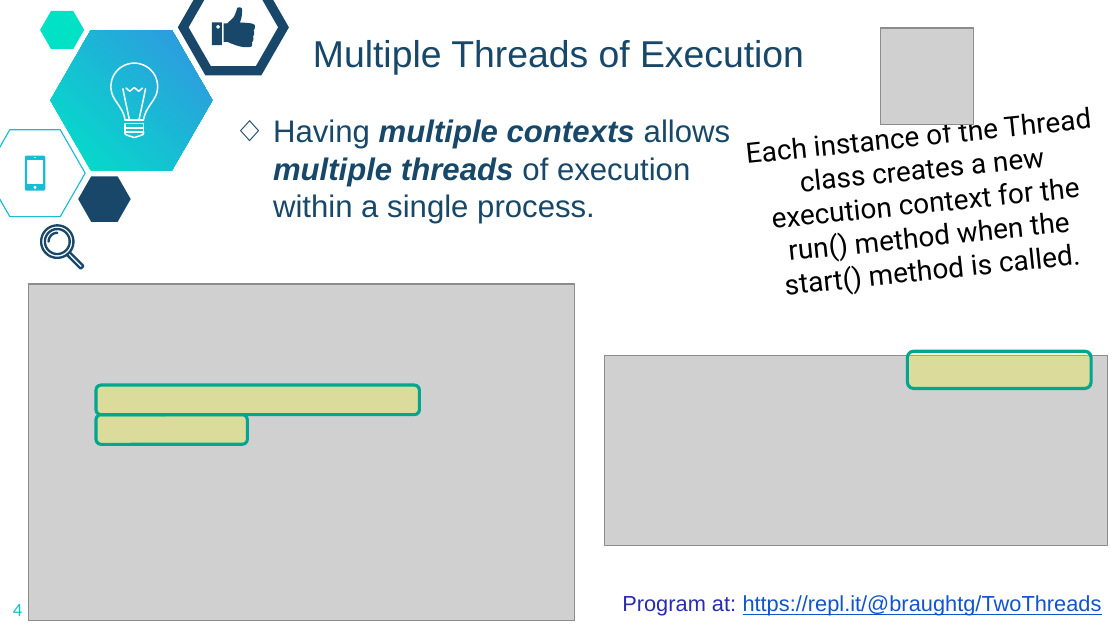
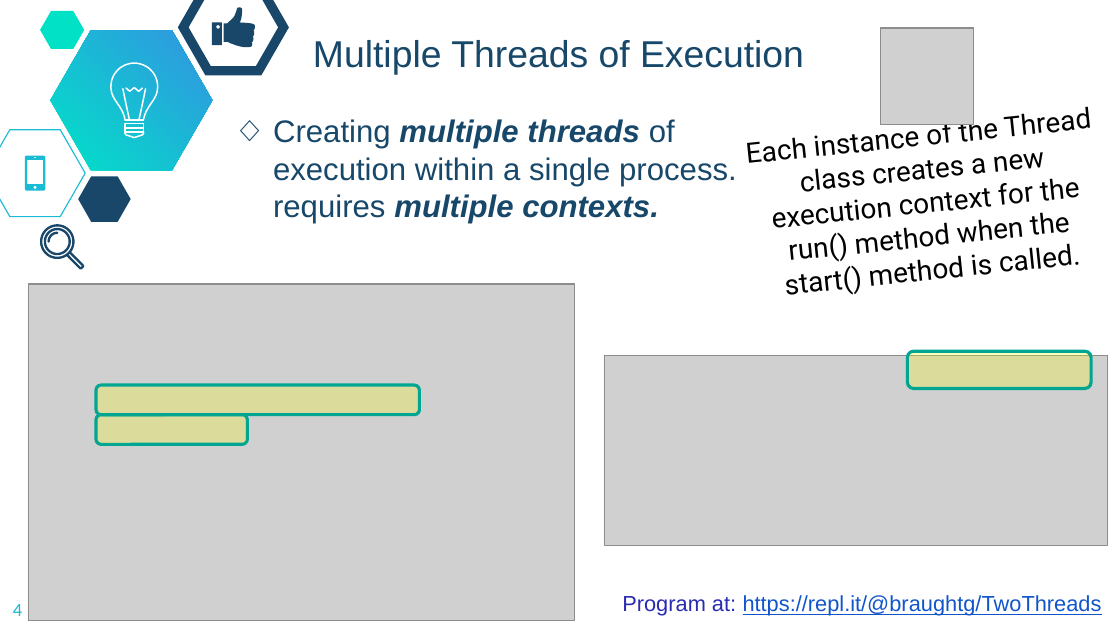
Before and after one commit to dickinson-comp256/COMP256, a slide deck: slide 4 of docs/materials/05-OperatingSystemsAbstractions/OSA6-S-Threads.pptx. Drawn at 1120x630 pixels with LibreOffice and Linux fonts; fonts in the diff are those of the drawing; grey boxes stand for pictures; background and template pictures are left out. Boxes give left, top, right and bottom in pixels: in the first picture for what was removed or moved away, otherwise in the second. Text is boxed around its words. In the diff, an @@ line names an element or a change of style, - is before the commit and + after.

Commit message:
Updated OSA6 Threads materials

```diff
--- a/docs/materials/05-OperatingSystemsAbstractions/OSA6-S-Threads.pptx
+++ b/docs/materials/05-OperatingSystemsAbstractions/OSA6-S-Threads.pptx
@@ text at box(273, 119, 737, 223): text changed @@
-◇ Having multiple contexts allows multiple threads of execution within a single process.
+◇ Creating multiple threads of execution within a single process. requires multiple contexts.
```
Also in this commit, not shown: 4 other slides changed, 1 other file.
